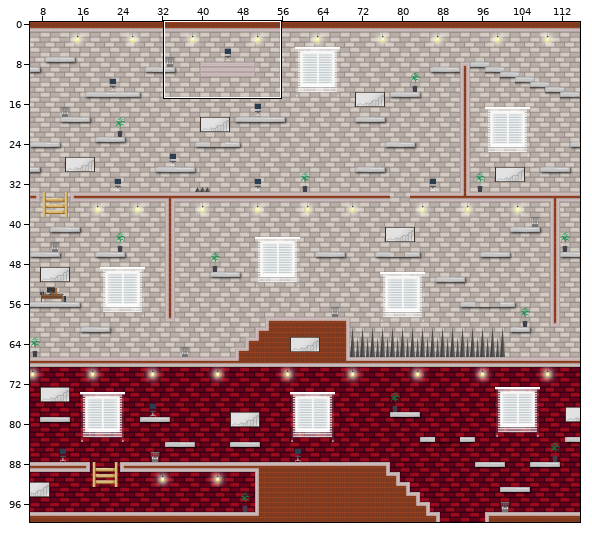
Level history. Tiled map: tilemap.tmx. The picture above shows the old version from afar; the outline marks the close-up.
Close-up. Earlier state:
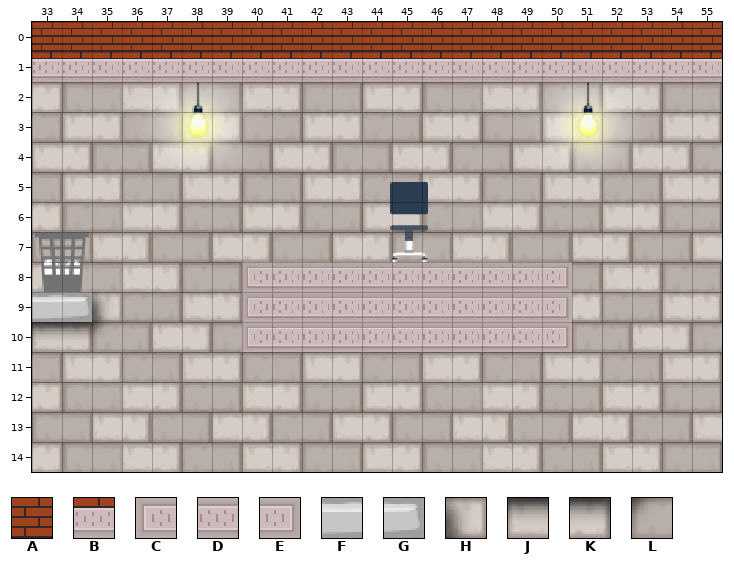
Cells are 20x20 px. Shown: x 33..55, y 0..14.
Key: from "Карта": A 2, B 15, C 17, D 18, E 19, F 96, G 97, H 98, J 106, K 110, L 111.
_ is an empty cell.
Layers that did not change in this view are not listed.
Layer "objects" before, first column x 33:
 0 AAAAAAAAAAAAAAAAAAAAAAA
 1 BBBBBBBBBBBBBBBBBBBBBBB
 2 _______________________
 3 _______________________
 4 _______________________
 5 _______________________
 6 _______________________
 7 _______________________
 8 _______CDDDDDDDDDE_____
 9 FGH____CDDDDDDDDDE_____
10 JKL____CDDDDDDDDDE_____
11 _______________________
12 _______________________
13 _______________________
14 _______________________
Now the later version:
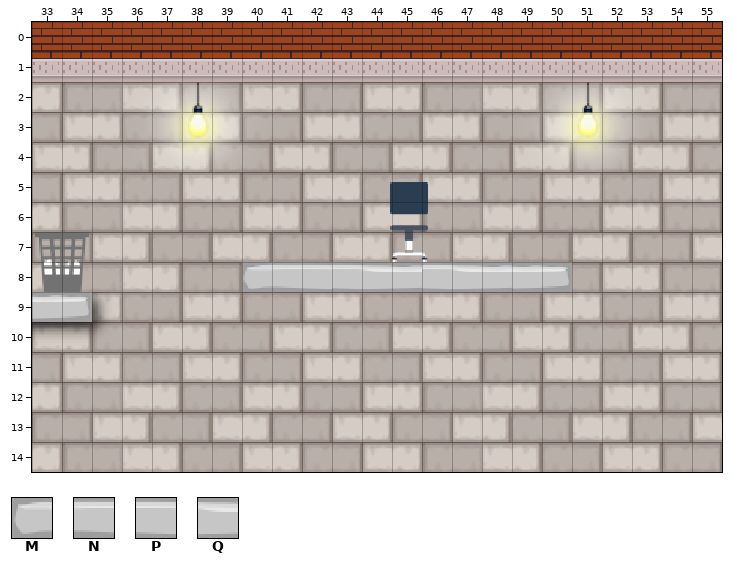
Further tiles: from "Карта": M 92, N 93, P 94, Q 95.
See-through tiles are keyed as they look on the map.
Edits made:
Changed rows in their new state; . is an unchanged cell.
Layer "objects":
first column x 40:
 8 MNPPQFPQFFG
 9 ___________
10 ___________
